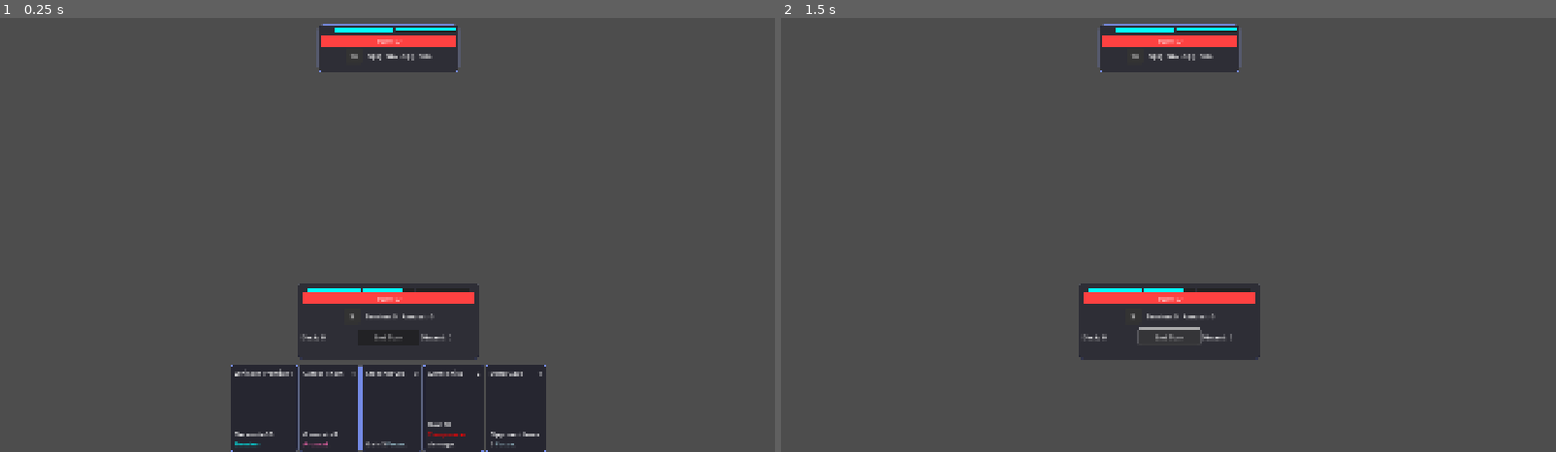
Above: before the commit, frames 1-2 (left to right).
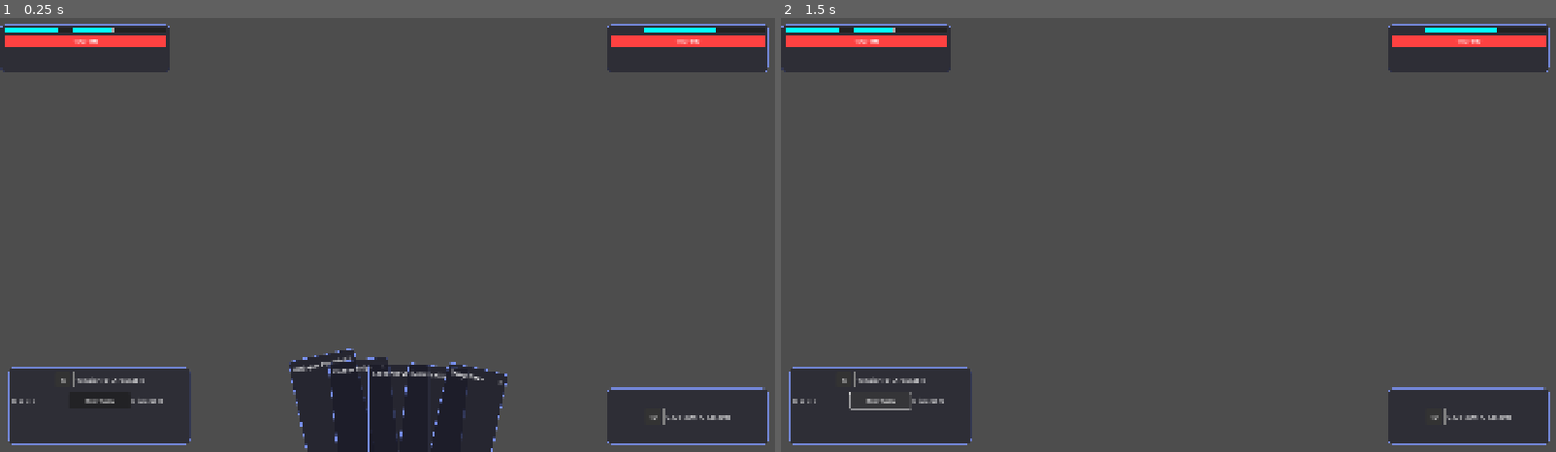
Above: after the commit, the same moments.

Repository: SinulationStudio/ProjectChimera
Game: Godot game, scene res://ui/CombatUI.tscn
Two runs of this game, one before a commit and one after it. Both use one fixed random seed, a clock stepped at 60 frames per second and the inputs below. Before the commit the project has no main scene; this scene is started directly in both runs.
Inputs:
- Up to frame 1 (0.25 s): no input
- Up to frame 2 (1.5 s): click "End Turn" at 0.5 s; click "End Turn" at 1.25 s

The runs differ from the first frame. In frame 1, 22% of the frame differs, in the area x 0-100%, y 1-100%; in frame 2, 17%.

Commit message:
feat(ui): Refactor Combat UI to Four-Pod Layout
Refactors the entire Combat UI from a central two-panel system to a more immersive four-pod layout, enhancing the 'cockpit visor' feel.

- Implements a symmetrical four-corner pod system for player/opponent vitals and resources.
- Player vitals are now top-left, with health bars depleting right-to-left.
- Opponent vitals are top-right, mirroring the player's layout.
- Introduces a dynamic 'fanned hand' display for cards, replacing the static HBoxContainer.
- Sets the main scene to `CombatUI.tscn` for streamlined testing.
- Fixes visual bugs in the inhibition bar depletion logic for both player and opponent.

This foundational change aligns the UI with the core design pillars and sets the stage for future feature development, such as hover-to-focus card interactions.

Diff:
--- a/project.godot
+++ b/project.godot
@@ -11,6 +11,7 @@
 [application]
 
 config/name="Project Chimera"
+run/main_scene="res://ui/CombatUI.tscn"
 config/features=PackedStringArray("4.4", "GL Compatibility")
 config/icon="res://icon.svg"
 
--- a/ui/CombatUI.gd
+++ b/ui/CombatUI.gd
@@ -7,27 +7,27 @@
 const CardScene = preload("res://cards/Card.tscn")
 
 # --- Nodes ---
-@onready var player_hand_container: HBoxContainer = $PlayerHandContainer
-@onready var end_turn_button: Button = $PlayerCockpit/VBoxContainer/ActionContainer/EndTurnButton
-@onready var deck_count_label: Label = $PlayerCockpit/VBoxContainer/ActionContainer/DeckCountLabel
-@onready var discard_pile_label: Label = $PlayerCockpit/VBoxContainer/ActionContainer/DiscardPileLabel
+@onready var player_hand_container: Control = $PlayerHandContainer
+@onready var end_turn_button: Button = $PlayerResourcesPod/VBoxContainer/ActionContainer/EndTurnButton
+@onready var deck_count_label: Label = $PlayerResourcesPod/VBoxContainer/ActionContainer/DeckCountLabel
+@onready var discard_pile_label: Label = $PlayerResourcesPod/VBoxContainer/ActionContainer/DiscardPileLabel
 
 
 # Opponent Nodes
-@onready var opponent_composure_bar: ProgressBar = $OpponentVitalsContainer/VBoxContainer/OpponentComposureBar
-@onready var opponent_composure_label: Label = $OpponentVitalsContainer/VBoxContainer/OpponentComposureBar/OpponentComposureLabel
-@onready var opponent_inhibition_chunks = [$OpponentVitalsContainer/VBoxContainer/OpponentInhibitionContainer/OpponentInhibitionChunk1, $OpponentVitalsContainer/VBoxContainer/OpponentInhibitionContainer/OpponentInhibitionChunk2]
-@onready var opponent_focus_icon = $OpponentVitalsContainer/VBoxContainer/OpponentStats/OpponentFocusIcon
-@onready var opponent_guarded_upper: Label = $OpponentVitalsContainer/VBoxContainer/OpponentStats/OpponentGuardedContainer/OpponentGuardedUpper
-@onready var opponent_guarded_lower: Label = $OpponentVitalsContainer/VBoxContainer/OpponentStats/OpponentGuardedContainer/OpponentGuardedLower
+@onready var opponent_composure_bar: ProgressBar = $OpponentVitalsPod/VBoxContainer/OpponentComposureBar
+@onready var opponent_composure_label: Label = $OpponentVitalsPod/VBoxContainer/OpponentComposureBar/OpponentComposureLabel
+@onready var opponent_inhibition_chunks = [$OpponentVitalsPod/VBoxContainer/OpponentInhibitionContainer/OpponentInhibitionChunk1, $OpponentVitalsPod/VBoxContainer/OpponentInhibitionContainer/OpponentInhibitionChunk2]
+@onready var opponent_focus_icon = $OpponentStatusPod/VBoxContainer/OpponentStats/OpponentFocusIcon
+@onready var opponent_guarded_upper: Label = $OpponentStatusPod/VBoxContainer/OpponentStats/OpponentGuardedContainer/OpponentGuardedUpper
+@onready var opponent_guarded_lower: Label = $OpponentStatusPod/VBoxContainer/OpponentStats/OpponentGuardedContainer/OpponentGuardedLower
 
 # Player Nodes
-@onready var player_composure_bar: ProgressBar = $PlayerCockpit/VBoxContainer/PlayerVitalsContainer/PlayerComposureBar
-@onready var player_composure_label: Label = $PlayerCockpit/VBoxContainer/PlayerVitalsContainer/PlayerComposureBar/PlayerComposureLabel
-@onready var player_inhibition_chunks = [$PlayerCockpit/VBoxContainer/PlayerVitalsContainer/PlayerInhibitionContainer/PlayerInhibitionChunk1, $PlayerCockpit/VBoxContainer/PlayerVitalsContainer/PlayerInhibitionContainer/PlayerInhibitionChunk2, $PlayerCockpit/VBoxContainer/PlayerVitalsContainer/PlayerInhibitionContainer/PlayerInhibitionChunk3]
-@onready var player_focus_icon = $PlayerCockpit/VBoxContainer/PlayerStats/PlayerFocusIcon
-@onready var player_tension_label: Label = $PlayerCockpit/VBoxContainer/PlayerStats/PlayerTensionLabel
-@onready var player_arousal_label: Label = $PlayerCockpit/VBoxContainer/PlayerStats/PlayerArousalLabel
+@onready var player_composure_bar: ProgressBar = $PlayerVitalsPod/VBoxContainer/PlayerComposureBar
+@onready var player_composure_label: Label = $PlayerVitalsPod/VBoxContainer/PlayerComposureBar/PlayerComposureLabel
+@onready var player_inhibition_chunks = [$PlayerVitalsPod/VBoxContainer/PlayerInhibitionContainer/PlayerInhibitionChunk1, $PlayerVitalsPod/VBoxContainer/PlayerInhibitionContainer/PlayerInhibitionChunk2, $PlayerVitalsPod/VBoxContainer/PlayerInhibitionContainer/PlayerInhibitionChunk3]
+@onready var player_focus_icon = $PlayerResourcesPod/VBoxContainer/PlayerStats/PlayerFocusIcon
+@onready var player_tension_label: Label = $PlayerResourcesPod/VBoxContainer/PlayerStats/PlayerTensionLabel
+@onready var player_arousal_label: Label = $PlayerResourcesPod/VBoxContainer/PlayerStats/PlayerArousalLabel
 
 # --- Game State ---
 var deck: Array[Dictionary] = []
@@ -46,12 +46,13 @@
 	player_composure_bar.value = composure
 	player_composure_label.text = "%d/%d" % [composure, max_composure]
 
-	# Update Inhibition Chunks (20, 20, 10)
-	var inhibition_remaining = float(inhibition)
-	for chunk in player_inhibition_chunks:
-		var chunk_value = min(inhibition_remaining, chunk.max_value)
-		chunk.value = chunk_value
-		inhibition_remaining -= chunk_value
+	# Update Inhibition Chunks (20, 20, 10) - Reversed for right-to-left depletion
+	var total_damage = data.get("max_inhibition", 50) - inhibition
+	for i in range(player_inhibition_chunks.size() - 1, -1, -1):
+		var chunk = player_inhibition_chunks[i]
+		var damage_to_deal = min(total_damage, chunk.max_value)
+		chunk.value = chunk.max_value - damage_to_deal
+		total_damage -= damage_to_deal
 
 	player_tension_label.text = "Tension: %d" % data.get("tension", 0)
 	player_arousal_label.text = "Arousal: %d" % data.get("arousal", 0)
@@ -69,14 +70,12 @@
 	opponent_composure_bar.value = composure
 	opponent_composure_label.text = "%d/%d" % [composure, max_composure]
 
-	# Update Inhibition Chunks (25, 25) - Reversed
-	var total_damage = data.get("max_inhibition", 50) - inhibition
-	# Iterate backwards for right-to-left depletion
-	for i in range(opponent_inhibition_chunks.size() - 1, -1, -1):
-		var chunk = opponent_inhibition_chunks[i]
-		var damage_to_deal = min(total_damage, chunk.max_value)
-		chunk.value = chunk.max_value - damage_to_deal
-		total_damage -= damage_to_deal
+	# Update Inhibition Chunks (25, 25)
+	var inhibition_remaining = float(inhibition)
+	for chunk in opponent_inhibition_chunks:
+		var chunk_value = min(inhibition_remaining, chunk.max_value)
+		chunk.value = chunk_value
+		inhibition_remaining -= chunk_value
 
 	opponent_focus_icon.set_value(str(focus))
 	opponent_focus_icon.visible = focus > 0
@@ -149,9 +148,46 @@
 	# Connect the card'''s played signal to our handler.
 	new_card.card_played.connect(_on_card_played)
 
+	_update_hand_layout()
+
 func _update_deck_discard_labels():
 	deck_count_label.text = "Deck: %d" % deck.size()
 	discard_pile_label.text = "Discard: %d" % discard_pile.size()
+
+# --- Hand Layout ---
+
+func _update_hand_layout():
+	var hand_size = hand.size()
+	if hand_size == 0:
+		return
+
+	var container_width = player_hand_container.size.x
+	var card_width = hand[0].size.x
+
+	# --- Tunable Parameters for the Fan ---
+	var fan_angle_degrees = 30.0  # The total angle of the fan
+	var y_offset = 20.0          # How much the cards are raised in the center
+	# ------------------------------------
+
+	var start_angle = -fan_angle_degrees / 2.0
+	var angle_step = fan_angle_degrees / float(hand_size) if hand_size > 1 else 0
+
+	var total_card_width = card_width * hand_size
+	var overlap_percentage = 0.4 # Adjust this to control how much cards overlap
+	var displayed_width = total_card_width * (1.0 - overlap_percentage)
+
+	var start_x = (container_width - displayed_width) / 2.0
+
+	for i in range(hand_size):
+		var card = hand[i]
+		var angle = start_angle + i * angle_step + angle_step / 2.0
+
+		var x_pos = start_x + i * (card_width * (1.0 - overlap_percentage))
+		var y_pos = abs(sin(deg_to_rad(angle))) * -y_offset
+
+		card.rotation_degrees = angle
+		card.position = Vector2(x_pos, y_pos)
+		card.z_index = i # Ensure cards overlap correctly
 
 # --- Signal Handlers ---
 
@@ -165,6 +201,7 @@
 	card_node.queue_free()
 
 	_update_deck_discard_labels()
+	_update_hand_layout()
 
 func _on_EndTurnButton_pressed():
 	print("Turn Ended")
--- a/ui/CombatUI.tscn
+++ b/ui/CombatUI.tscn
@@ -1,7 +1,7 @@
 [gd_scene load_steps=7 format=3 uid="uid://b7nn2wum1ysg4"]
 
 [ext_resource type="Script" uid="uid://0fj6pi6aahdc" path="res://ui/CombatUI.gd" id="1_abcde"]
-[ext_resource type="PackedScene" uid="uid://n1aepjn5qhtn" path="res://ui/StatusIcon.tscn" id="2_fghij"]
+[ext_resource type="PackedScene" uid="uid://n1aepjn5qhtn" path="res://ui_backup/StatusIcon.tscn" id="2_fghij"]
 
 [sub_resource type="StyleBoxFlat" id="StyleBoxFlat_panel"]
 content_margin_left = 10.0
@@ -42,56 +42,65 @@
 grow_vertical = 2
 script = ExtResource("1_abcde")
 
-[node name="OpponentVitalsContainer" type="PanelContainer" parent="."]
-layout_mode = 1
-anchors_preset = 5
-anchor_left = 0.5
-anchor_right = 0.5
-offset_left = -175.0
+[node name="PlayerVitalsPod" type="PanelContainer" parent="."]
+layout_mode = 1
+offset_left = 20.0
 offset_top = 20.0
-offset_right = 175.0
+offset_right = 420.0
 offset_bottom = 138.0
-grow_horizontal = 2
-theme_override_styles/panel = SubResource("StyleBoxFlat_panel")
-
-[node name="VBoxContainer" type="VBoxContainer" parent="OpponentVitalsContainer"]
+grow_horizontal = 0
+grow_vertical = 0
+theme_override_styles/panel = SubResource("StyleBoxFlat_panel")
+
+[node name="VBoxContainer" type="VBoxContainer" parent="PlayerVitalsPod"]
 layout_mode = 2
 theme_override_constants/separation = 6
 
-[node name="OpponentInhibitionContainer" type="HBoxContainer" parent="OpponentVitalsContainer/VBoxContainer"]
+[node name="PlayerInhibitionContainer" type="HBoxContainer" parent="PlayerVitalsPod/VBoxContainer"]
 layout_mode = 2
 theme_override_constants/separation = 2
-alignment = 2
-
-[node name="OpponentInhibitionChunk1" type="ProgressBar" parent="OpponentVitalsContainer/VBoxContainer/OpponentInhibitionContainer"]
-custom_minimum_size = Vector2(149, 12)
-layout_mode = 2
-theme_override_styles/background = SubResource("StyleBoxFlat_bg")
-theme_override_styles/fill = SubResource("StyleBoxFlat_inhibition")
-max_value = 25.0
-value = 25.0
-fill_mode = 2
-show_percentage = false
-
-[node name="OpponentInhibitionChunk2" type="ProgressBar" parent="OpponentVitalsContainer/VBoxContainer/OpponentInhibitionContainer"]
-custom_minimum_size = Vector2(149, 12)
-layout_mode = 2
-theme_override_styles/background = SubResource("StyleBoxFlat_bg")
-theme_override_styles/fill = SubResource("StyleBoxFlat_inhibition")
-max_value = 25.0
-value = 25.0
-fill_mode = 2
-show_percentage = false
-
-[node name="OpponentComposureBar" type="ProgressBar" parent="OpponentVitalsContainer/VBoxContainer"]
+alignment = 1
+
+[node name="PlayerInhibitionChunk1" type="ProgressBar" parent="PlayerVitalsPod/VBoxContainer/PlayerInhibitionContainer"]
+custom_minimum_size = Vector2(132, 12)
+layout_mode = 2
+theme_override_styles/background = SubResource("StyleBoxFlat_bg")
+theme_override_styles/fill = SubResource("StyleBoxFlat_inhibition")
+max_value = 20.0
+value = 20.0
+fill_mode = 1
+show_percentage = false
+
+[node name="PlayerInhibitionChunk2" type="ProgressBar" parent="PlayerVitalsPod/VBoxContainer/PlayerInhibitionContainer"]
+custom_minimum_size = Vector2(132, 12)
+layout_mode = 2
+theme_override_styles/background = SubResource("StyleBoxFlat_bg")
+theme_override_styles/fill = SubResource("StyleBoxFlat_inhibition")
+max_value = 20.0
+value = 20.0
+fill_mode = 1
+show_percentage = false
+
+[node name="PlayerInhibitionChunk3" type="ProgressBar" parent="PlayerVitalsPod/VBoxContainer/PlayerInhibitionContainer"]
+custom_minimum_size = Vector2(132, 12)
+layout_mode = 2
+theme_override_styles/background = SubResource("StyleBoxFlat_bg")
+theme_override_styles/fill = SubResource("StyleBoxFlat_inhibition")
+max_value = 10.0
+value = 10.0
+fill_mode = 1
+show_percentage = false
+
+[node name="PlayerComposureBar" type="ProgressBar" parent="PlayerVitalsPod/VBoxContainer"]
 custom_minimum_size = Vector2(0, 24)
 layout_mode = 2
 theme_override_styles/background = SubResource("StyleBoxFlat_bg")
 theme_override_styles/fill = SubResource("StyleBoxFlat_composure")
 value = 100.0
-show_percentage = false
-
-[node name="OpponentComposureLabel" type="Label" parent="OpponentVitalsContainer/VBoxContainer/OpponentComposureBar"]
+fill_mode = 1
+show_percentage = false
+
+[node name="PlayerComposureLabel" type="Label" parent="PlayerVitalsPod/VBoxContainer/PlayerComposureBar"]
 layout_mode = 1
 anchors_preset = 8
 anchor_left = 0.5
@@ -104,84 +113,47 @@
 horizontal_alignment = 1
 vertical_alignment = 1
 
-[node name="OpponentStats" type="HBoxContainer" parent="OpponentVitalsContainer/VBoxContainer"]
-layout_mode = 2
-alignment = 1
-
-[node name="OpponentFocusIcon" parent="OpponentVitalsContainer/VBoxContainer/OpponentStats" instance=ExtResource("2_fghij")]
-layout_mode = 2
-
-[node name="VSeparator" type="VSeparator" parent="OpponentVitalsContainer/VBoxContainer/OpponentStats"]
-layout_mode = 2
-
-[node name="OpponentGuardedContainer" type="HBoxContainer" parent="OpponentVitalsContainer/VBoxContainer/OpponentStats"]
-layout_mode = 2
-theme_override_constants/separation = 10
-alignment = 1
-
-[node name="OpponentGuardedUpper" type="Label" parent="OpponentVitalsContainer/VBoxContainer/OpponentStats/OpponentGuardedContainer"]
-layout_mode = 2
-text = "G[U]: 30%"
-
-[node name="OpponentGuardedLower" type="Label" parent="OpponentVitalsContainer/VBoxContainer/OpponentStats/OpponentGuardedContainer"]
-layout_mode = 2
-text = "G[L]: 30%"
-
-[node name="PlayerCockpit" type="PanelContainer" parent="."]
-layout_mode = 1
-anchors_preset = 7
-anchor_left = 0.5
-anchor_top = 1.0
-anchor_right = 0.5
-anchor_bottom = 1.0
-offset_left = -225.0
-offset_top = -420.0
-offset_right = 225.0
-offset_bottom = -230.0
-grow_horizontal = 2
-grow_vertical = 0
-theme_override_styles/panel = SubResource("StyleBoxFlat_panel")
-
-[node name="VBoxContainer" type="VBoxContainer" parent="PlayerCockpit"]
-layout_mode = 2
-theme_override_constants/separation = 12
-
-[node name="PlayerVitalsContainer" type="VBoxContainer" parent="PlayerCockpit/VBoxContainer"]
-layout_mode = 2
-
-[node name="PlayerInhibitionContainer" type="HBoxContainer" parent="PlayerCockpit/VBoxContainer/PlayerVitalsContainer"]
+[node name="OpponentVitalsPod" type="PanelContainer" parent="."]
+layout_mode = 1
+anchors_preset = 1
+anchor_left = 1.0
+anchor_right = 1.0
+offset_left = -420.0
+offset_top = 20.0
+offset_right = -20.0
+offset_bottom = 138.0
+grow_horizontal = 0
+grow_vertical = 0
+theme_override_styles/panel = SubResource("StyleBoxFlat_panel")
+
+[node name="VBoxContainer" type="VBoxContainer" parent="OpponentVitalsPod"]
+layout_mode = 2
+theme_override_constants/separation = 6
+
+[node name="OpponentInhibitionContainer" type="HBoxContainer" parent="OpponentVitalsPod/VBoxContainer"]
 layout_mode = 2
 theme_override_constants/separation = 2
-alignment = 1
-
-[node name="PlayerInhibitionChunk1" type="ProgressBar" parent="PlayerCockpit/VBoxContainer/PlayerVitalsContainer/PlayerInhibitionContainer"]
-custom_minimum_size = Vector2(132, 12)
-layout_mode = 2
-theme_override_styles/background = SubResource("StyleBoxFlat_bg")
-theme_override_styles/fill = SubResource("StyleBoxFlat_inhibition")
-max_value = 20.0
-value = 20.0
-show_percentage = false
-
-[node name="PlayerInhibitionChunk2" type="ProgressBar" parent="PlayerCockpit/VBoxContainer/PlayerVitalsContainer/PlayerInhibitionContainer"]
-custom_minimum_size = Vector2(132, 12)
-layout_mode = 2
-theme_override_styles/background = SubResource("StyleBoxFlat_bg")
-theme_override_styles/fill = SubResource("StyleBoxFlat_inhibition")
-max_value = 20.0
-value = 20.0
-show_percentage = false
-
-[node name="PlayerInhibitionChunk3" type="ProgressBar" parent="PlayerCockpit/VBoxContainer/PlayerVitalsContainer/PlayerInhibitionContainer"]
-custom_minimum_size = Vector2(132, 12)
-layout_mode = 2
-theme_override_styles/background = SubResource("StyleBoxFlat_bg")
-theme_override_styles/fill = SubResource("StyleBoxFlat_inhibition")
-max_value = 10.0
-value = 10.0
-show_percentage = false
-
-[node name="PlayerComposureBar" type="ProgressBar" parent="PlayerCockpit/VBoxContainer/PlayerVitalsContainer"]
+alignment = 2
+
+[node name="OpponentInhibitionChunk1" type="ProgressBar" parent="OpponentVitalsPod/VBoxContainer/OpponentInhibitionContainer"]
+custom_minimum_size = Vector2(149, 12)
+layout_mode = 2
+theme_override_styles/background = SubResource("StyleBoxFlat_bg")
+theme_override_styles/fill = SubResource("StyleBoxFlat_inhibition")
+max_value = 25.0
+value = 25.0
+show_percentage = false
+
+[node name="OpponentInhibitionChunk2" type="ProgressBar" parent="OpponentVitalsPod/VBoxContainer/OpponentInhibitionContainer"]
+custom_minimum_size = Vector2(149, 12)
+layout_mode = 2
+theme_override_styles/background = SubResource("StyleBoxFlat_bg")
+theme_override_styles/fill = SubResource("StyleBoxFlat_inhibition")
+max_value = 25.0
+value = 25.0
+show_percentage = false
+
+[node name="OpponentComposureBar" type="ProgressBar" parent="OpponentVitalsPod/VBoxContainer"]
 custom_minimum_size = Vector2(0, 24)
 layout_mode = 2
 theme_override_styles/background = SubResource("StyleBoxFlat_bg")
@@ -189,7 +161,7 @@
 value = 100.0
 show_percentage = false
 
-[node name="PlayerComposureLabel" type="Label" parent="PlayerCockpit/VBoxContainer/PlayerVitalsContainer/PlayerComposureBar"]
+[node name="OpponentComposureLabel" type="Label" parent="OpponentVitalsPod/VBoxContainer/OpponentComposureBar"]
 layout_mode = 1
 anchors_preset = 8
 anchor_left = 0.5
@@ -202,54 +174,113 @@
 horizontal_alignment = 1
 vertical_alignment = 1
 
-[node name="PlayerStats" type="HBoxContainer" parent="PlayerCockpit/VBoxContainer"]
-layout_mode = 2
-alignment = 1
-
-[node name="PlayerFocusIcon" parent="PlayerCockpit/VBoxContainer/PlayerStats" instance=ExtResource("2_fghij")]
-layout_mode = 2
-
-[node name="VSeparator" type="VSeparator" parent="PlayerCockpit/VBoxContainer/PlayerStats"]
-layout_mode = 2
-
-[node name="PlayerTensionLabel" type="Label" parent="PlayerCockpit/VBoxContainer/PlayerStats"]
+[node name="PlayerResourcesPod" type="PanelContainer" parent="."]
+layout_mode = 1
+anchors_preset = 2
+anchor_top = 1.0
+anchor_bottom = 1.0
+offset_left = 20.0
+offset_top = -210.0
+offset_right = 470.0
+offset_bottom = -20.0
+grow_vertical = 0
+theme_override_styles/panel = SubResource("StyleBoxFlat_panel")
+
+[node name="VBoxContainer" type="VBoxContainer" parent="PlayerResourcesPod"]
+layout_mode = 2
+theme_override_constants/separation = 12
+
+[node name="PlayerStats" type="HBoxContainer" parent="PlayerResourcesPod/VBoxContainer"]
+layout_mode = 2
+alignment = 1
+
+[node name="PlayerFocusIcon" parent="PlayerResourcesPod/VBoxContainer/PlayerStats" instance=ExtResource("2_fghij")]
+layout_mode = 2
+
+[node name="VSeparator" type="VSeparator" parent="PlayerResourcesPod/VBoxContainer/PlayerStats"]
+layout_mode = 2
+
+[node name="PlayerTensionLabel" type="Label" parent="PlayerResourcesPod/VBoxContainer/PlayerStats"]
 layout_mode = 2
 text = "Tension: 0"
 
-[node name="VSeparator2" type="VSeparator" parent="PlayerCockpit/VBoxContainer/PlayerStats"]
-layout_mode = 2
-
-[node name="PlayerArousalLabel" type="Label" parent="PlayerCockpit/VBoxContainer/PlayerStats"]
+[node name="VSeparator2" type="VSeparator" parent="PlayerResourcesPod/VBoxContainer/PlayerStats"]
+layout_mode = 2
+
+[node name="PlayerArousalLabel" type="Label" parent="PlayerResourcesPod/VBoxContainer/PlayerStats"]
 layout_mode = 2
 text = "Arousal: 0"
 
-[node name="ActionContainer" type="HBoxContainer" parent="PlayerCockpit/VBoxContainer"]
-layout_mode = 2
-alignment = 1
-
-[node name="DeckCountLabel" type="Label" parent="PlayerCockpit/VBoxContainer/ActionContainer"]
+[node name="ActionContainer" type="HBoxContainer" parent="PlayerResourcesPod/VBoxContainer"]
+layout_mode = 2
+alignment = 1
+
+[node name="DeckCountLabel" type="Label" parent="PlayerResourcesPod/VBoxContainer/ActionContainer"]
 layout_mode = 2
 size_flags_horizontal = 3
 text = "Deck: 15"
 
-[node name="EndTurnButton" type="Button" parent="PlayerCockpit/VBoxContainer/ActionContainer"]
+[node name="EndTurnButton" type="Button" parent="PlayerResourcesPod/VBoxContainer/ActionContainer"]
 custom_minimum_size = Vector2(150, 40)
 layout_mode = 2
 text = "End Turn"
 
-[node name="DiscardPileLabel" type="Label" parent="PlayerCockpit/VBoxContainer/ActionContainer"]
+[node name="DiscardPileLabel" type="Label" parent="PlayerResourcesPod/VBoxContainer/ActionContainer"]
 layout_mode = 2
 size_flags_horizontal = 3
 text = "Discard: 0"
 
-[node name="PlayerHandContainer" type="HBoxContainer" parent="."]
+[node name="OpponentStatusPod" type="PanelContainer" parent="."]
+layout_mode = 1
+anchors_preset = 3
+anchor_left = 1.0
+anchor_top = 1.0
+anchor_right = 1.0
+anchor_bottom = 1.0
+offset_left = -420.0
+offset_top = -158.0
+offset_right = -20.0
+offset_bottom = -20.0
+grow_horizontal = 0
+grow_vertical = 0
+theme_override_styles/panel = SubResource("StyleBoxFlat_panel")
+
+[node name="VBoxContainer" type="VBoxContainer" parent="OpponentStatusPod"]
+layout_mode = 2
+alignment = 1
+
+[node name="OpponentStats" type="HBoxContainer" parent="OpponentStatusPod/VBoxContainer"]
+layout_mode = 2
+alignment = 1
+
+[node name="OpponentFocusIcon" parent="OpponentStatusPod/VBoxContainer/OpponentStats" instance=ExtResource("2_fghij")]
+layout_mode = 2
+
+[node name="VSeparator" type="VSeparator" parent="OpponentStatusPod/VBoxContainer/OpponentStats"]
+layout_mode = 2
+
+[node name="OpponentGuardedContainer" type="HBoxContainer" parent="OpponentStatusPod/VBoxContainer/OpponentStats"]
+layout_mode = 2
+theme_override_constants/separation = 10
+alignment = 1
+
+[node name="OpponentGuardedUpper" type="Label" parent="OpponentStatusPod/VBoxContainer/OpponentStats/OpponentGuardedContainer"]
+layout_mode = 2
+text = "G[U]: 30%"
+
+[node name="OpponentGuardedLower" type="Label" parent="OpponentStatusPod/VBoxContainer/OpponentStats/OpponentGuardedContainer"]
+layout_mode = 2
+text = "G[L]: 30%"
+
+[node name="PlayerHandContainer" type="Control" parent="."]
 layout_mode = 1
 anchors_preset = 7
 anchor_left = 0.5
 anchor_top = 1.0
 anchor_right = 0.5
 anchor_bottom = 1.0
+offset_left = -360.0
 offset_top = -220.0
-grow_horizontal = 2
-grow_vertical = 0
-alignment = 1
+offset_right = 360.0
+grow_horizontal = 2
+grow_vertical = 0
Binary file changed: ss.jpg
Not shown, changed: gemini.md
Not shown, added: save.md
